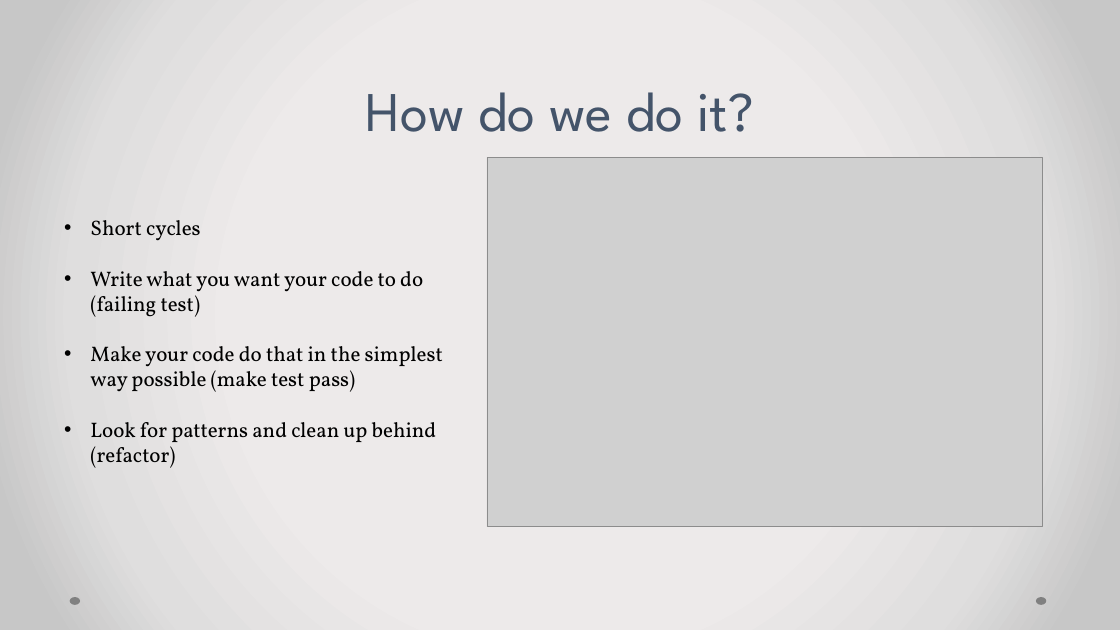
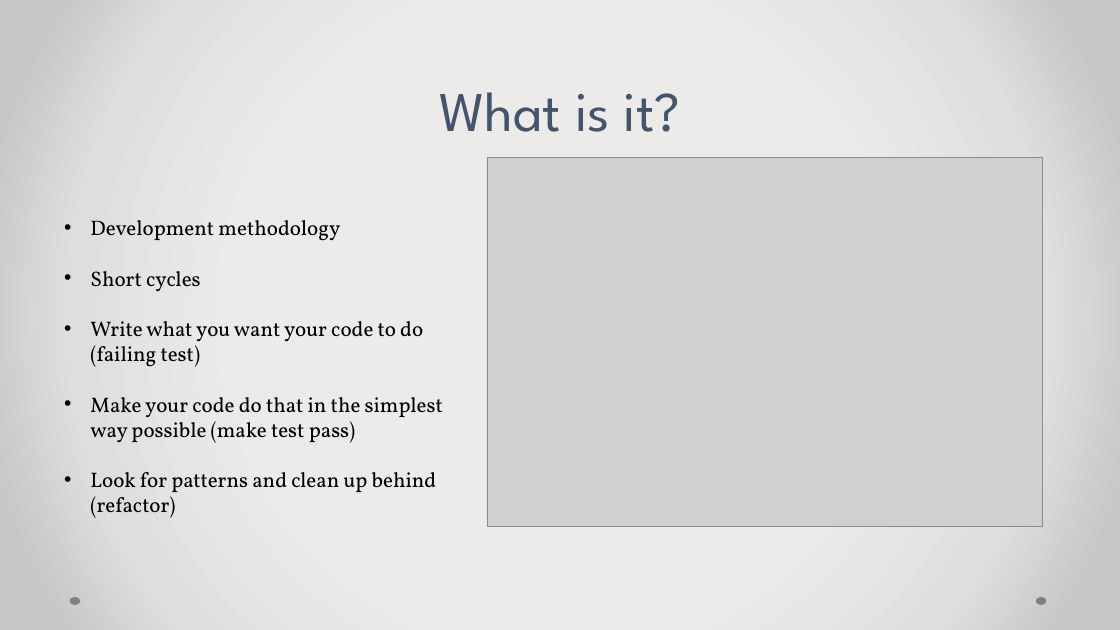
Before and after one commit to paul-antal/tdd-on-typescript, a slide deck: slide 3 of TDD on TypeScript.pptx (slide 4 before the commit). Drawn at 1120x630 pixels with LibreOffice and Linux fonts; fonts in the diff are those of the drawing; grey boxes stand for pictures. Boxes give left, top, right and bottom in pixels: in the first picture for what was removed or moved away, otherwise in the second. Text is boxed around its words. In the diff, an @@ line names an element or a change of style, - is before the commit and + after.

Commit message:
more updates to presentation

```diff
--- a/TDD on TypeScript.pptx
+++ b/TDD on TypeScript.pptx
@@ title at bbox=[439, 92, 681, 132]: text changed @@
-How do we do it?
+What is it?
@@ text at bbox=[90, 220, 340, 241]: paragraph added @@
+• Development methodology
```
Also in this commit, not shown: 3 other slides changed, 2 slides added.
